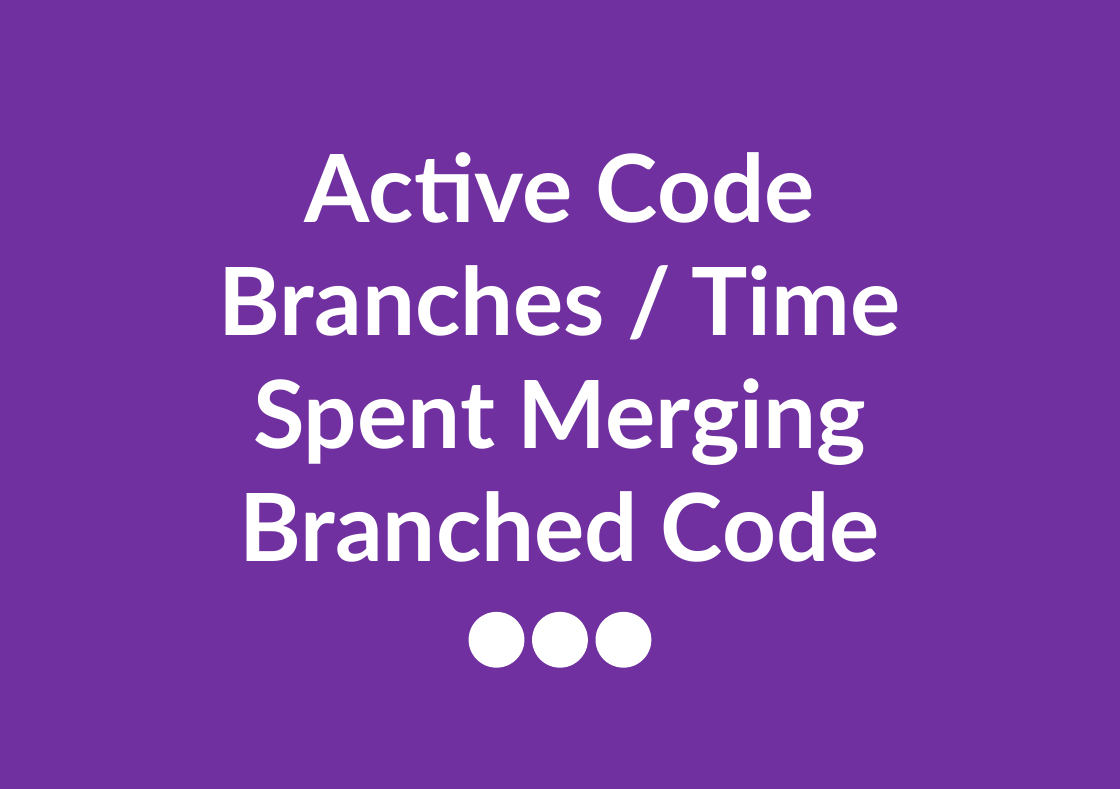
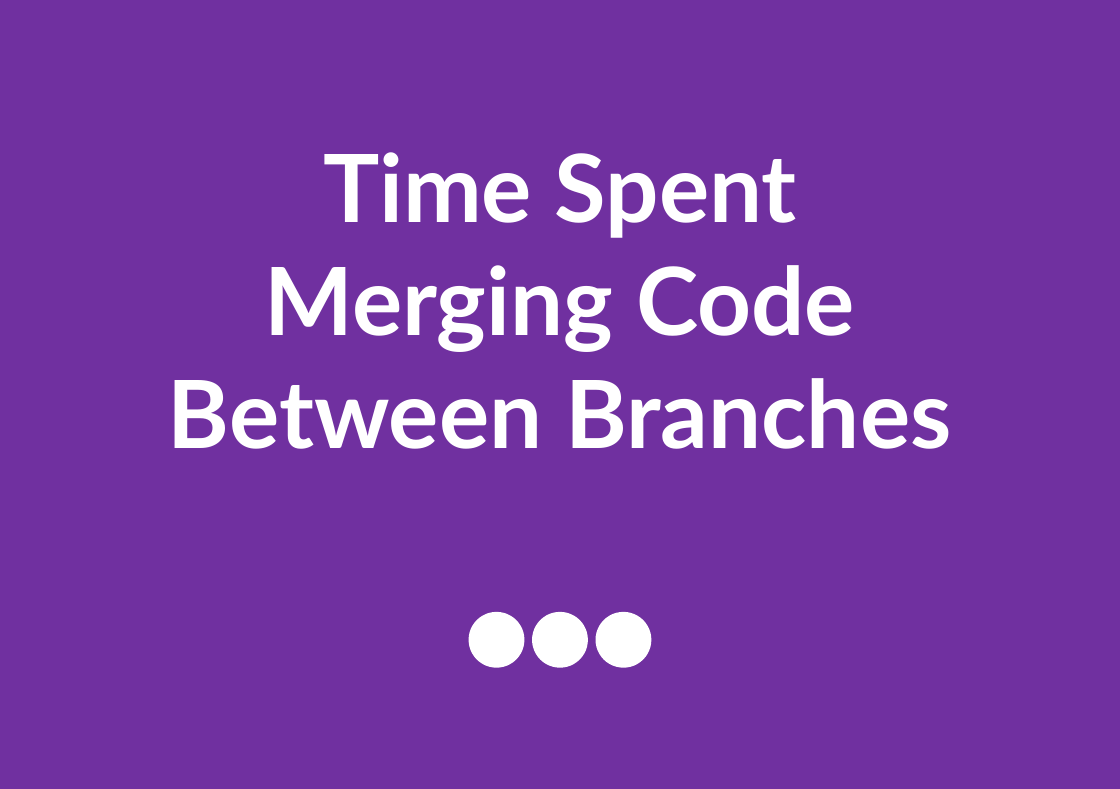
Before and after one commit to ScrumFacilitators/measuringoutcome-en, a slide deck: slide 53 of Measuring Outcome v2 - 2020 update.pptx (slide 51 before the commit). Drawn at 1120x789 pixels with LibreOffice and Linux fonts; fonts in the diff are those of the drawing. Boxes give left, top, right and bottom in pixels: in the first picture for what was removed or moved away, otherwise in the second. Text is boxed around its words. In the diff, an @@ line names an element or a change of style, - is before the commit and + after.

Commit message:
Split up "active Branches/time Spent merging" into two new cards with slight rewording

```diff
--- a/Measuring Outcome v2 - 2020 update.pptx
+++ b/Measuring Outcome v2 - 2020 update.pptx
@@ text at box(168, 152, 951, 449): text changed @@
-Active Code Branches / Time Spent Merging Branched Code
+Time Spent Merging Code Between Branches
```
Also in this commit, not shown: 2 slides added.
